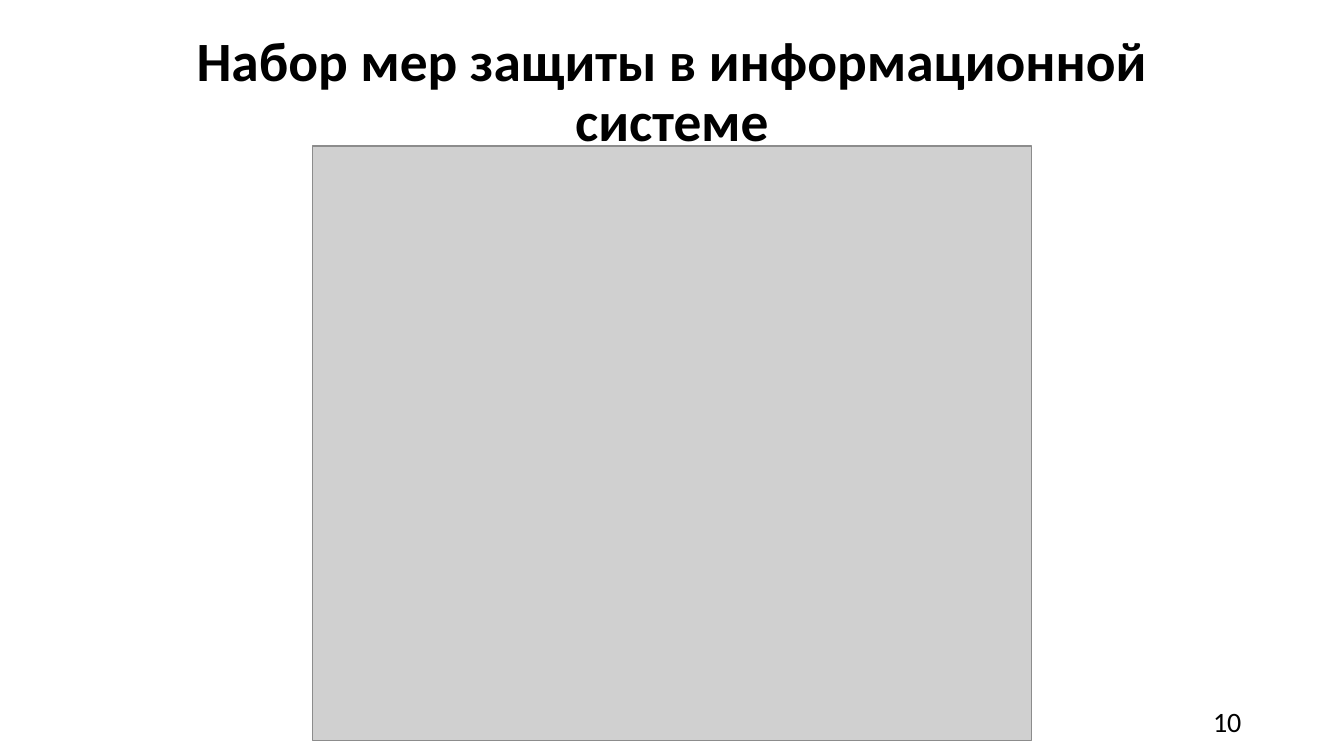
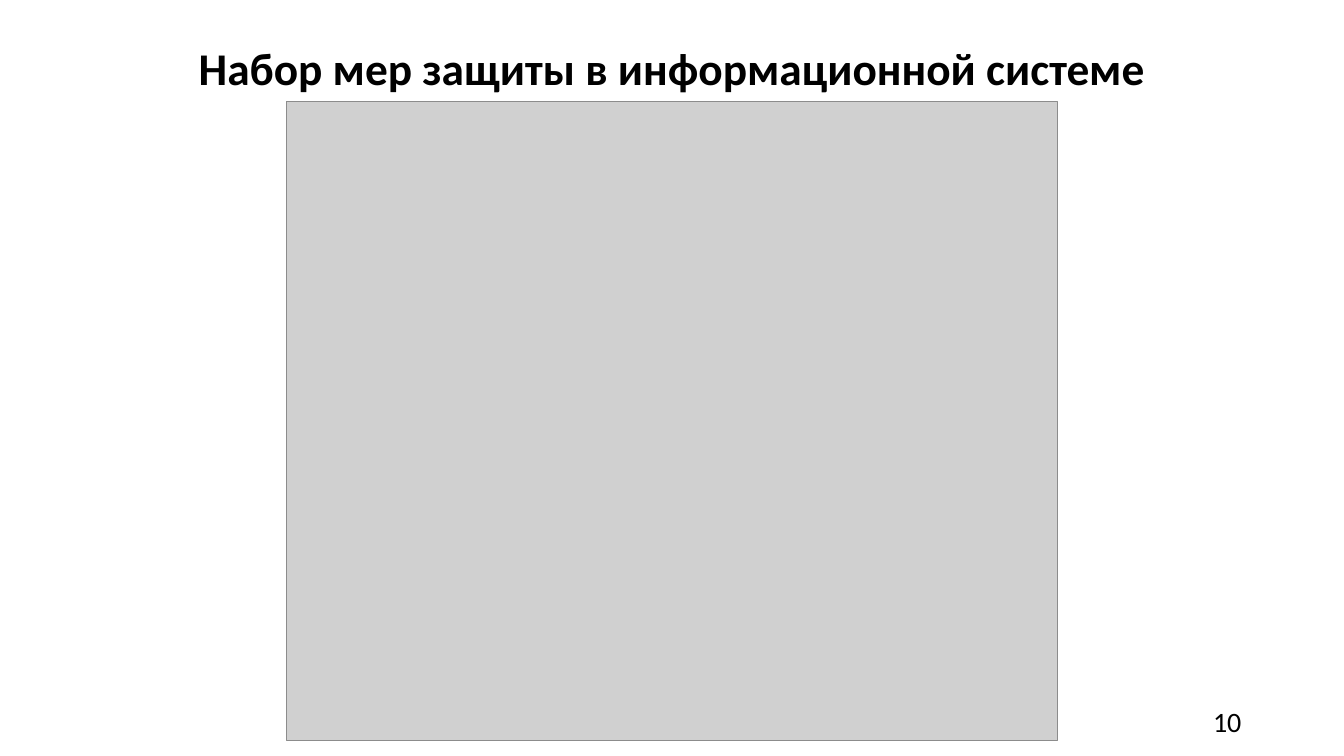
Before and after one commit to A1ex1in/3k2sKursachi, a slide deck: slide 10 of анацкая/КП/КР ЧигаревА.Ю. БИб-21Э1 ТПЗАС.pptx. Drawn at 1344x756 pixels with LibreOffice and Linux fonts; fonts in the diff are those of the drawing; grey boxes stand for pictures. Boxes give left, top, right and bottom in pixels: in the first picture for what was removed or moved away, otherwise in the second. Text is boxed around its words. In the diff, an @@ line names an element or a change of style, - is before the commit and + after.

```diff
--- a/анацкая/КП/КР ЧигаревА.Ю. БИб-21Э1 ТПЗАС.pptx
+++ b/анацкая/КП/КР ЧигаревА.Ю. БИб-21Э1 ТПЗАС.pptx
@@ title "Набор мер защиты в информационной ..." at (x1=199, y1=53, x2=1144, y2=93): size 39.6 to 32.4 pt @@
@@ picture resized from (x1=313, y1=146, x2=1031, y2=741) to (x1=286, y1=102, x2=1058, y2=740) @@
```
Also in this commit, not shown: 9 other slides changed.
